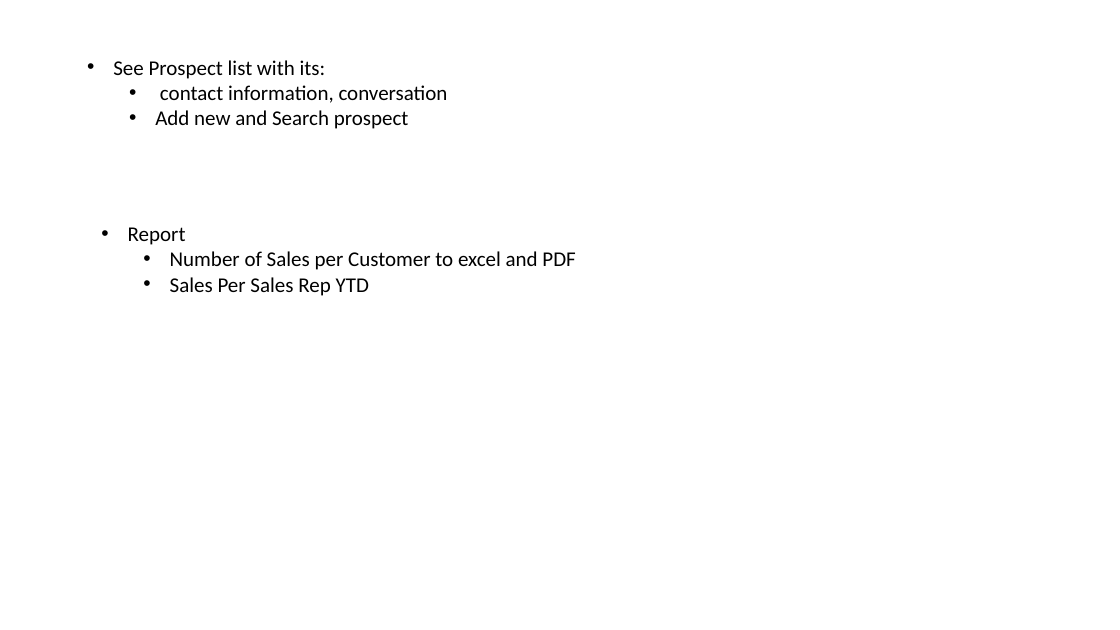
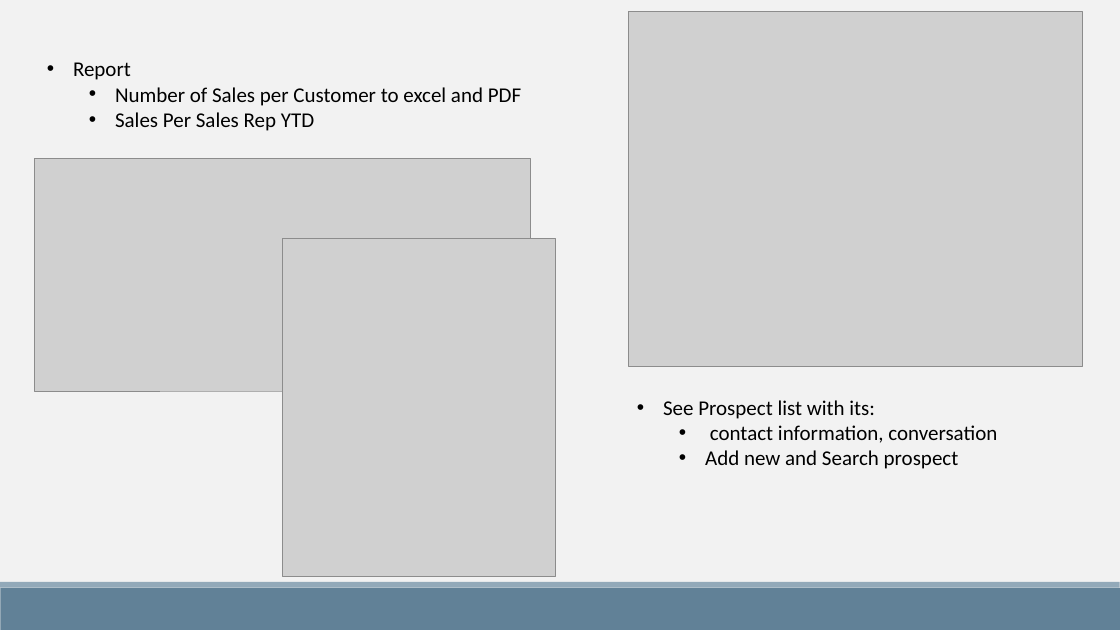
Before and after one commit to winotoj/ipd10-dotnet-CRM-Project, a slide deck: slide 4 of CRM PROJECT.pptx. Drawn at 1120x630 pixels with LibreOffice and Linux fonts; fonts in the diff are those of the drawing; grey boxes stand for pictures. Boxes give left, top, right and bottom in pixels: in the first picture for what was removed or moved away, otherwise in the second. Text is boxed around its words. In the diff, an @@ line names an element or a change of style, - is before the commit and + after.

```diff
--- a/CRM PROJECT.pptx
+++ b/CRM PROJECT.pptx
@@ background #FFFFFF to #F2F2F2 @@
@@ picture added at bbox=[628, 12, 1082, 366] @@
@@ text "Report": place and size @@
-text "Report" at bbox=[128, 227, 575, 296]
+text "Report" at bbox=[73, 62, 521, 131]
@@ picture added at bbox=[35, 159, 531, 391] @@
@@ picture added at bbox=[283, 239, 556, 576] @@
@@ text "See Prospect list with its:": place and size @@
-text "See Prospect list with its:" at bbox=[113, 60, 448, 129]
+text "See Prospect list with its:" at bbox=[663, 400, 997, 469]
@@ rectangle added at bbox=[0, 588, 1120, 630], fill #618197 @@
@@ rectangle added at bbox=[0, 582, 1120, 588], fill #92A9B9 @@
```
Also in this commit, not shown: 5 other slides changed, 1 slide added, 1 slide removed, 1 other file.
